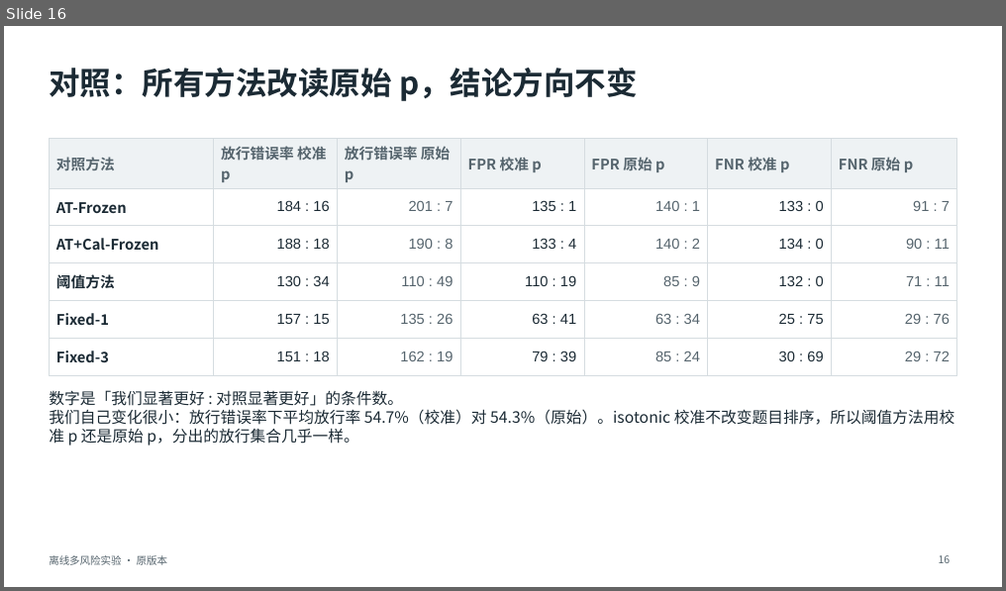
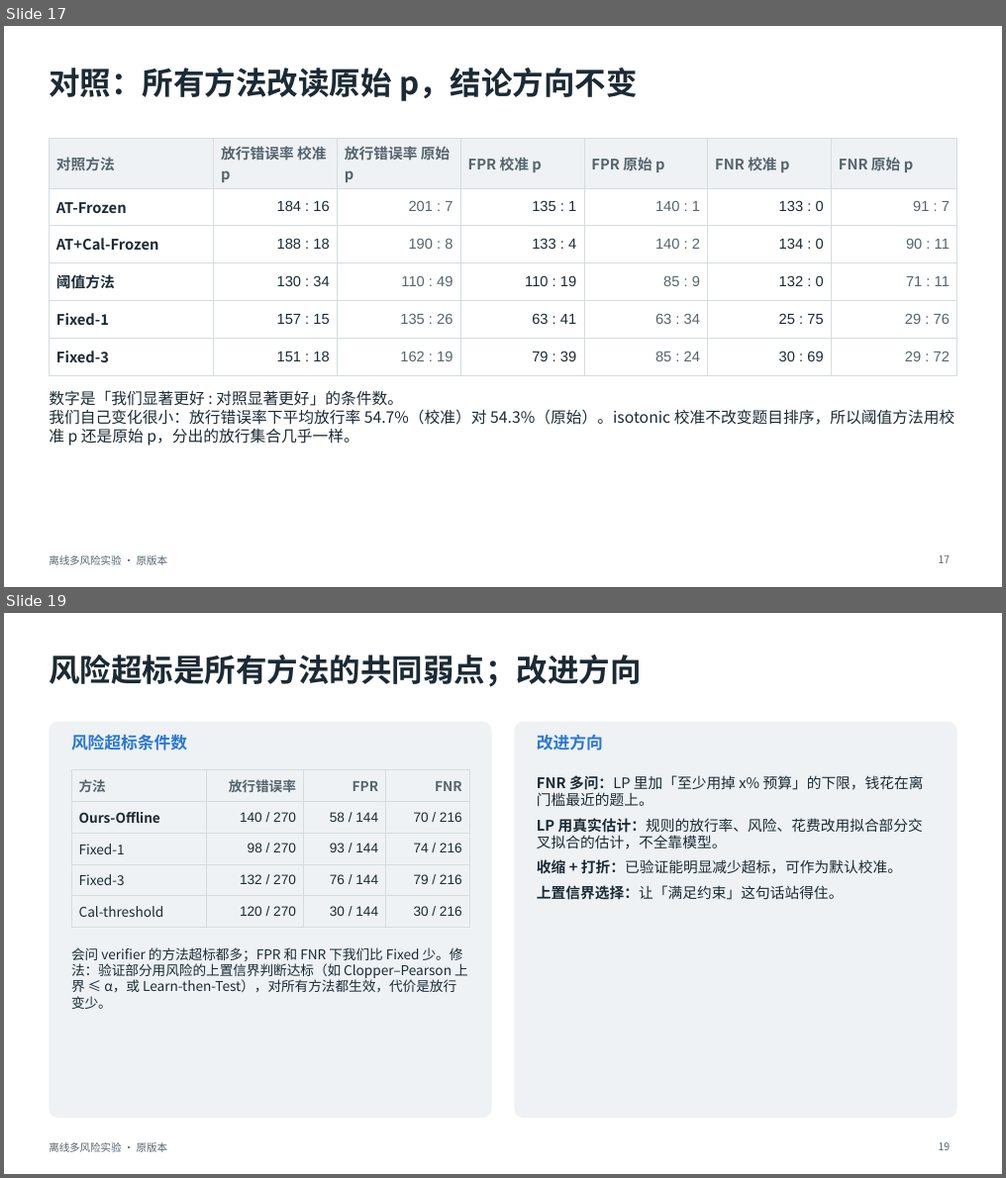
Before and after one commit to toz015/verification_generation_experiment, a slide deck: reports/offline_multirisk_20261116_calibrated/deck/离线多风险实验_原版本.pptx. Shown one above the other, each under a label of ours: slide 16 before the commit, slides 17 and 19 after it; the slides between them are not shown. The pictures are 1006x591 and 1006x1178 pixels, drawn with LibreOffice and Linux fonts; fonts in the diff are those of the drawing. Boxes give left, top, right and bottom in pixels: in the first picture for what was removed or moved away, otherwise in the second. Text is boxed around its words. In the diff, an @@ line names an element or a change of style, - is before the commit and + after.

```diff
--- a/reports/offline_multirisk_20261116_calibrated/deck/离线多风险实验_原版本.pptx
+++ b/reports/offline_multirisk_20261116_calibrated/deck/离线多风险实验_原版本.pptx
@@ slide 19 added at bbox=[4, 613, 1002, 1174], background #FFFFFF; not listed: 1 template element that a slide beside it also shows @@
@@ title added at bbox=[49, 655, 641, 687], 30 pt, text #1B2A34, bold @@
+风险超标是所有方法的共同弱点；改进方向
@@ rounded rectangle added at bbox=[49, 722, 492, 1118], fill #EEF2F4 @@
@@ rounded rectangle added at bbox=[515, 722, 957, 1118], fill #EEF2F4 @@
@@ text added at bbox=[71, 735, 187, 751], 16 pt, text #2A78D6, bold @@
+风险超标条件数
@@ text added at bbox=[537, 734, 603, 751], 16 pt, text #2A78D6, bold @@
+改进方向
@@ table added at bbox=[71, 770, 469, 921], 5 rows, 4 columns @@
+方法 | 放行错误率 | FPR | FNR
+Ours-Offline | 140 / 270 | 58 / 144 | 70 / 216
+Fixed-1 | 98 / 270 | 93 / 144 | 74 / 216
+Fixed-3 | 132 / 270 | 76 / 144 | 79 / 216
+Cal-threshold | 120 / 270 | 30 / 144 | 30 / 216
@@ text added at bbox=[537, 775, 924, 900], 14 pt, text #1B2A34 @@
+FNR 多问：LP 里加「至少用掉 x% 预算」的下限，钱花在离门槛最近的题上。
+LP 用真实估计：规则的放行率、风险、花费改用拟合部分交叉拟合的估计，不全靠模型。
+收缩 + 打折：已验证能明显减少超标，可作为默认校准。
+上置信界选择：让「满足约束」这句话站得住。
@@ text added at bbox=[71, 948, 468, 1009], 13 pt, text #1B2A34 @@
+会问 verifier 的方法超标都多；FPR 和 FNR 下我们比 Fixed 少。修法：验证部分用风险的上置信界判断达标（如 Clopper–Pearson 上界 ≤ α，或 Learn-then-Test），对所有方法都生效，代价是放行变少。
@@ page number added at bbox=[939, 1143, 950, 1151], 10 pt, text #55646D @@
+19
@@ what was slide 16 is now slide 17 @@
@@ page number at bbox=[939, 556, 950, 564]: text changed @@
-16
+17
```
Also in this commit, not shown: 2 other slides added, 3 other files.
